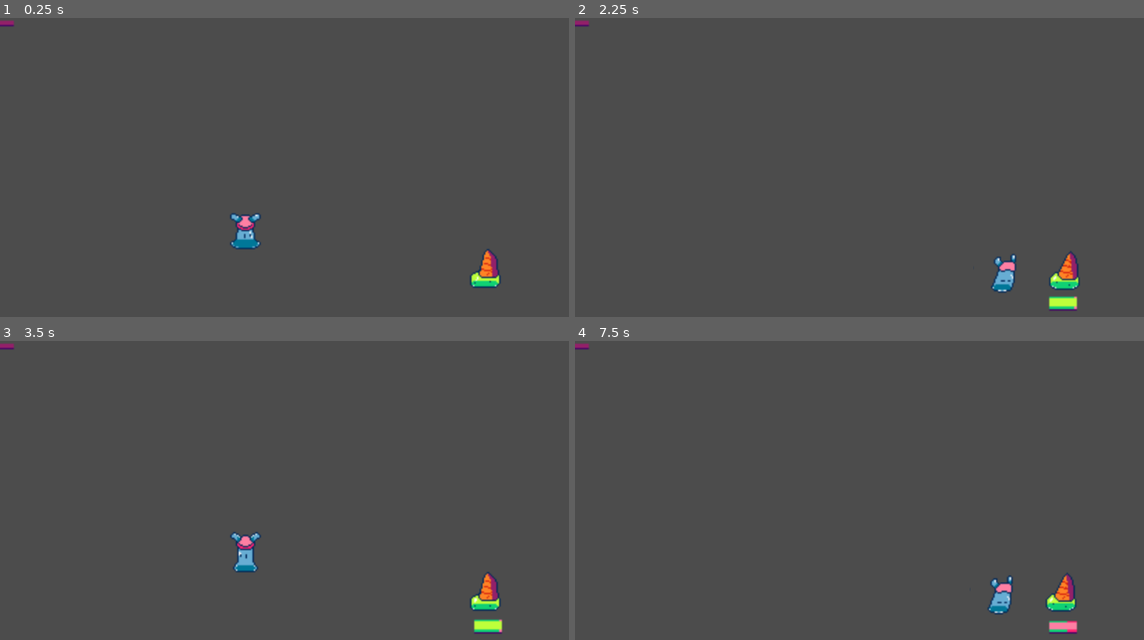
Above: before the commit, frames 1-4 (two rows, left to right).
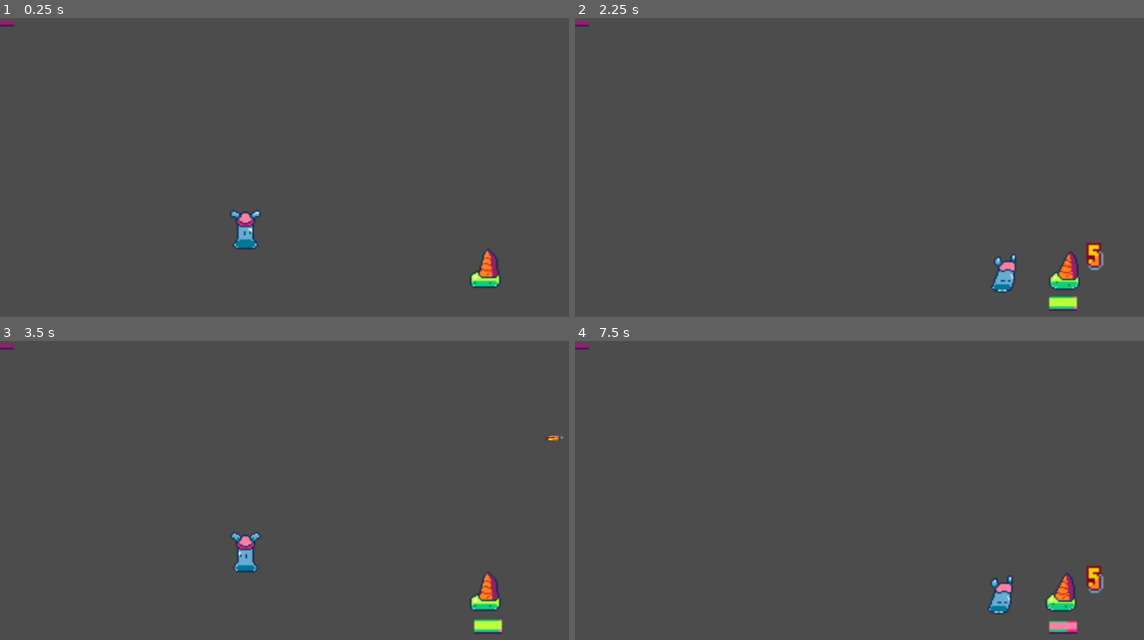
Above: after the commit, the same moments.

Repository: etherware-novice/slime-godot-game
Game: Godot game, scene res://Main.tscn
Same seed, same stepped clock (60 frames per second), same inputs: the game is played once before the commit and once after it.
Inputs:
- Up to frame 1 (0.25 s): no input
- Up to frame 2 (2.25 s): hold Right (ui_right) 0.53-1.28 s; hold Right (ui_right) from 2.03 s (still down)
- Up to frame 3 (3.5 s): keep holding Right (ui_right)
- Up to frame 4 (7.5 s): release Right (ui_right) at 3.53 s; hold Right (ui_right) from 5.78 s (still down)

The runs differ from the first frame. In frame 1, 0.4% of the frame differs, in the area x 40-87%, y 64-90%; in frame 2, 0.3%; in frame 3, less than 0.1%; in frame 4, 0.3%.

Commit message:
damage numbers

Diff:
--- a/HUD.gd
+++ b/HUD.gd
@@ -1,8 +1,11 @@
 extends CanvasLayer
+
 
 # Declare member variables here. Examples:
 # var a = 2
 # var b = "text"
+
+var damage_num = load("res://damagenum.tscn")
 
 
 # Called when the node enters the scene tree for the first time.
@@ -20,6 +23,7 @@
 	var percent = min((float(new_hp) / float(max_hp) * 20), 19)
 	var sections = round(percent)
 
+
 	var newbar = $e_hpbar.duplicate(0)
 	newbar.visible = true
 	newbar.frame = int(sections)
@@ -31,3 +35,10 @@
 	$despawn.start()
 	yield($despawn, "timeout")
 	newbar.queue_free()
+
+
+func _on_icecream_damage_num(damage, pos):
+	var damage_instance = damage_num.instance()
+	add_child(damage_instance)
+	damage_instance.update_number(damage, pos)
+	pass # Replace with function body.
--- a/HUD.tscn
+++ b/HUD.tscn
@@ -122,3 +122,7 @@
 [node name="despawn" type="Timer" parent="."]
 wait_time = 3.0
 one_shot = true
+
+[node name="Label" type="Label" parent="."]
+margin_right = 40.0
+margin_bottom = 14.0
--- a/Main.tscn
+++ b/Main.tscn
@@ -25,4 +25,5 @@
 [connection signal="do_attack" from="." to="beanie" method="_on_Main_do_attack"]
 [connection signal="attack" from="beanie" to="." method="_on_beanie_attack"]
 [connection signal="attack" from="beanie" to="icecream" method="_on_beanie_attack"]
+[connection signal="damage_num" from="icecream" to="HUD" method="_on_icecream_damage_num"]
 [connection signal="hp_update" from="icecream" to="HUD" method="_on_icecream_hp_update"]
--- a/beanie.tscn
+++ b/beanie.tscn
@@ -110,6 +110,7 @@
 scale = Vector2( 2, 2 )
 frames = SubResource( 16 )
 animation = "idle"
+frame = 4
 playing = true
 
 [node name="CollisionShape2D" type="CollisionShape2D" parent="."]
--- /dev/null
+++ b/damagenum.gd
@@ -0,0 +1,63 @@
+extends Area2D
+
+
+# Declare member variables here. Examples:
+# var a = 2
+# var b = "text"
+
+
+# Called when the node enters the scene tree for the first time.
+func _ready():
+	#update_number(15, Vector2(100, 100))
+	#update_number(1500, Vector2(400, 200))
+	pass # Replace with function body.
+
+
+# Called every frame. 'delta' is the elapsed time since the previous frame.
+#func _process(delta):
+#	pass
+
+func update_number(number, position):
+	print("update_num")
+	print(position)
+
+	var numoffset = position + Vector2(-100, 0)
+	for x in str(number):
+		var nsprite = $AnimatedSprite.duplicate()
+		nsprite.visible = true
+		nsprite.frame = int(x)
+		nsprite.position = numoffset
+		numoffset.x += 30
+		add_child(nsprite)
+		add_to_group("num")
+
+	$Timer.start()
+	var peak = position
+	peak += Vector2(30, -10)
+	$Tween.interpolate_property(self, "position",
+		position, peak, 0.4,
+		Tween.TRANS_QUART, Tween.EASE_IN)
+	$Tween.start()
+	yield($Tween, "tween_completed")
+
+
+	$Tween.interpolate_property(self, "position",
+		peak, peak + Vector2(20, 10), 0.4,
+		Tween.TRANS_QUART, Tween.EASE_OUT)
+	$Tween.start()
+	yield($Tween, "tween_completed")
+
+	$Tween.interpolate_property(self, "scale",
+		scale, Vector2(1, -301), 2,
+		Tween.TRANS_QUART, Tween.EASE_IN)
+	$Tween.start()
+
+
+
+func _on_Timer_timeout():
+	get_tree().call_group("num", "queue_free")
+
+
+func _on_HUD_damage_num(damage, pos):
+	print("damage_numm")
+	update_number(damage, pos)
--- /dev/null
+++ b/damagenum.tscn
@@ -0,0 +1,78 @@
+[gd_scene load_steps=14 format=2]
+
+[ext_resource path="res://damagenum.gd" type="Script" id=1]
+[ext_resource path="res://art/number_damage.png" type="Texture" id=2]
+
+[sub_resource type="AtlasTexture" id=10]
+flags = 4
+atlas = ExtResource( 2 )
+region = Rect2( 144, 0, 16, 16 )
+
+[sub_resource type="AtlasTexture" id=1]
+flags = 4
+atlas = ExtResource( 2 )
+region = Rect2( 0, 0, 16, 16 )
+
+[sub_resource type="AtlasTexture" id=2]
+flags = 4
+atlas = ExtResource( 2 )
+region = Rect2( 16, 0, 16, 16 )
+
+[sub_resource type="AtlasTexture" id=3]
+flags = 4
+atlas = ExtResource( 2 )
+region = Rect2( 32, 0, 16, 16 )
+
+[sub_resource type="AtlasTexture" id=4]
+flags = 4
+atlas = ExtResource( 2 )
+region = Rect2( 48, 0, 16, 16 )
+
+[sub_resource type="AtlasTexture" id=5]
+flags = 4
+atlas = ExtResource( 2 )
+region = Rect2( 64, 0, 16, 16 )
+
+[sub_resource type="AtlasTexture" id=6]
+flags = 4
+atlas = ExtResource( 2 )
+region = Rect2( 80, 0, 16, 16 )
+
+[sub_resource type="AtlasTexture" id=7]
+flags = 4
+atlas = ExtResource( 2 )
+region = Rect2( 96, 0, 16, 16 )
+
+[sub_resource type="AtlasTexture" id=8]
+flags = 4
+atlas = ExtResource( 2 )
+region = Rect2( 112, 0, 16, 16 )
+
+[sub_resource type="AtlasTexture" id=9]
+flags = 4
+atlas = ExtResource( 2 )
+region = Rect2( 128, 0, 16, 16 )
+
+[sub_resource type="SpriteFrames" id=11]
+animations = [ {
+"frames": [ SubResource( 10 ), SubResource( 1 ), SubResource( 2 ), SubResource( 3 ), SubResource( 4 ), SubResource( 5 ), SubResource( 6 ), SubResource( 7 ), SubResource( 8 ), SubResource( 9 ) ],
+"loop": true,
+"name": "default",
+"speed": 5.0
+} ]
+
+[node name="damagenum" type="Area2D"]
+script = ExtResource( 1 )
+
+[node name="AnimatedSprite" type="AnimatedSprite" parent="."]
+visible = false
+scale = Vector2( 3, 3 )
+frames = SubResource( 11 )
+
+[node name="Timer" type="Timer" parent="."]
+wait_time = 1.5
+one_shot = true
+
+[node name="Tween" type="Tween" parent="."]
+
+[connection signal="timeout" from="Timer" to="." method="_on_Timer_timeout"]
--- a/icecream.gd
+++ b/icecream.gd
@@ -1,6 +1,7 @@
 extends KinematicBody2D
 
 signal hp_update(new_hp, max_hp, pos)
+signal damage_num(damage, position)
 
 var maxhp = 30
 var hp
@@ -39,3 +40,4 @@
 
 func _sub_hp(damage):
 	_update_hp(hp - damage)
+	emit_signal("damage_num", damage, position)
--- a/icecream.tscn
+++ b/icecream.tscn
@@ -134,7 +134,6 @@
 scale = Vector2( 2, 2 )
 frames = SubResource( 11 )
 animation = "idle"
-frame = 3
 playing = true
 
 [node name="CollisionShape2D" type="CollisionShape2D" parent="."]
Binary file added: art/number_damage.png
Not shown, added: art/number_damage.png.import
Binary file added: raw/number_damage.aseprite
Binary file added: raw/number_ref.aseprite
Not shown, changed: README.md
